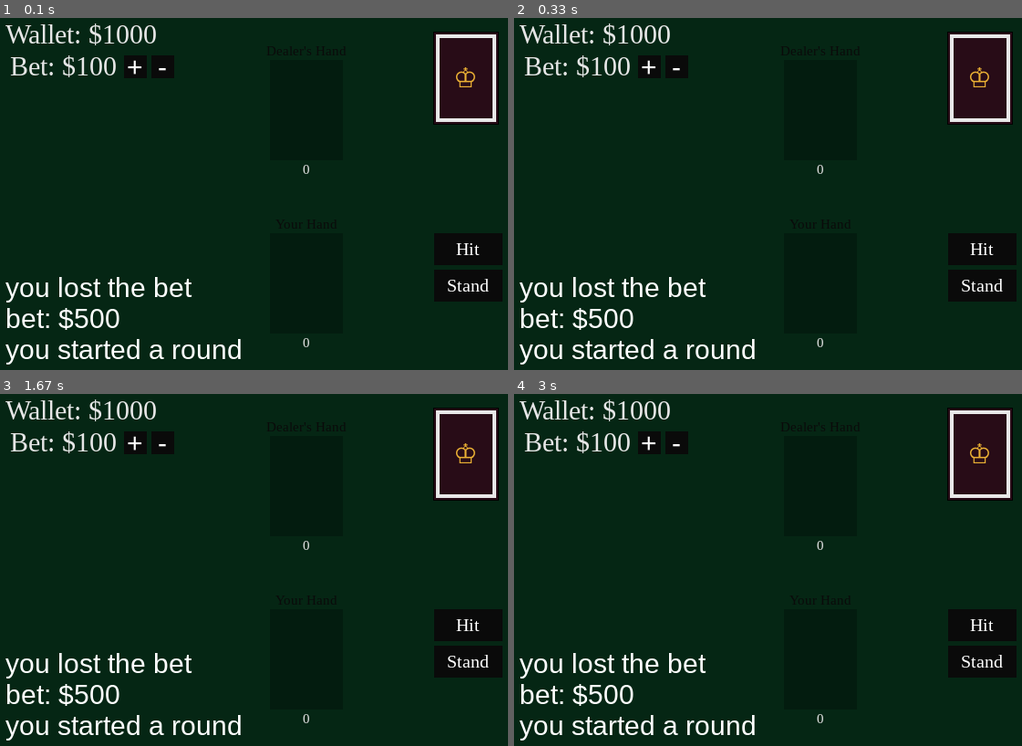
Above: before the commit, frames 1-4 (two rows, left to right).
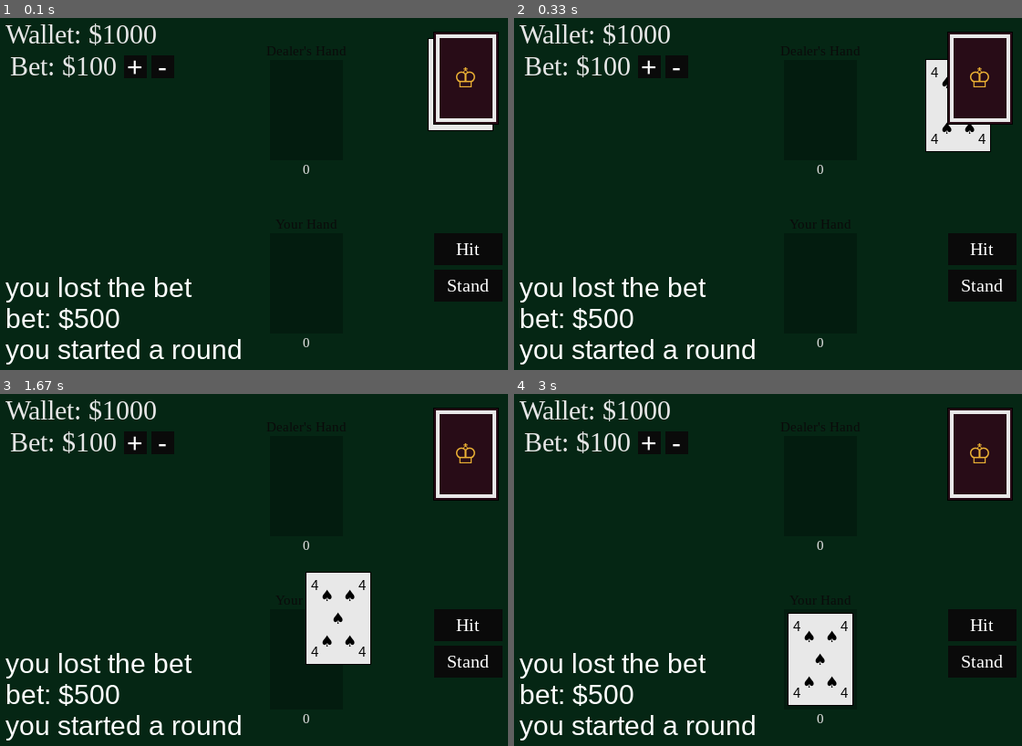
Above: after the commit, the same moments.

Repository: NathanInbar/Blackjack-pygame
Game: pygame game, started from main/app.py
Two runs of this game, one before a commit and one after it. Both use one fixed random seed, a clock stepped at 60 frames per second and the inputs below.
Inputs:
- Up to frame 1 (0.1 s): no input
- Up to frame 2 (0.33 s): no input
- Up to frame 3 (1.67 s): no input
- Up to frame 4 (3 s): no input

The runs differ from the first frame. In frame 1, 0.5% of the frame differs, in the area x 84-98%, y 5-33%; in frame 2, 1.8%; in frame 3, 3.4%, in the area x 60-74%, y 50-77%; in frame 4, 3.4%.

Commit message:
lerp animator

Diff:
--- a/main/app.py
+++ b/main/app.py
@@ -1,4 +1,6 @@
 import pygame
+
+from src.Animation import Animator
 from src.util import TextComponent
 from src.util import Header, Log, Button
 from src.Deck import Deck
@@ -12,7 +14,7 @@
     HEIGHT = 400
 
     clock = pygame.time.Clock()
-    FPS = 27
+    FPS = 15
     frame_count = 0
     BKG_COLOR = (5,38,20)
     #BKG_COLOR = (230,230,230) #-- DEBUG
@@ -21,7 +23,11 @@
     def __init__(self):
         pygame.display.set_caption("Blackjack")
 
+        self.animator = Animator()
+
         self.deck = Deck( (self.WIDTH - 120, 20) )
+        self.card = self.deck.getRandomCard()
+
         self.GameController = BlackJack(deck=self.deck)
 
         #----
@@ -46,6 +52,9 @@
         self.playerHit = Button((self.WIDTH-120,self.HEIGHT/2+40),75,35,(10,10,10),"Hit",None,font_name="Times New Roman",font_size=20)
         self.playerStand = Button((self.WIDTH-120,self.HEIGHT/2+80),75,35,(10,10,10),"Stand",None,font_name="Times New Roman",font_size=20)
 
+        self.animator.lerp(self.card, (self.playerSlot.coordinates[0]+5,self.playerSlot.coordinates[1]+5), 2, self.FPS)
+
+
     def update(self):
 
         for event in pygame.event.get():
@@ -58,6 +67,8 @@
             self.playerWallet.setText(f"Wallet: ${self.GameController.wallet}")
             self.playerBet.setText(f"Bet: ${self.GameController.bet_amount}")
 
+
+        self.animator.update()
             # - - - -
 
             # if event.type == pygame.MOUSEBUTTONDOWN:
@@ -72,7 +83,6 @@
         self.win.fill(self.BKG_COLOR)
         # - - - - Render Actors
 
-        self.deck.render(self.win)
         self.playerSlot.render(self.win)
         self.dealerSlot.render(self.win)
         self.playerTitle.render(self.win)
@@ -90,6 +100,8 @@
         self.playerHit.render(self.win)
         self.playerStand.render(self.win)
 
+
+        self.deck.render(self.win)
         # - - - -
         pygame.display.flip()
 
--- /dev/null
+++ b/main/src/Animation.py
@@ -0,0 +1,41 @@
+
+
+from collections import deque
+from math import sqrt
+
+
+class Animator:
+
+    def __init__(self):
+        self.transformQueue = deque()# (object, transformRequest, doneCheck)
+
+
+    def lerp(self, object, destination, time, framerate):
+        x_step,y_step = self.getLerpValues(object.coordinates,destination, time, framerate)
+        #print(f"x:{x_step},y:{y_step}")
+        self.transformQueue.append((object, lambda: object.translatePosition(x_step,y_step), \
+                                            lambda: abs(object.coordinates[1] - destination[1])<1 and abs(object.coordinates[0] - destination[0])<1,\
+                                            lambda: object.updatePosition(destination)))
+
+    def getLerpValues(self, pointA, pointB, time, framerate):
+
+        x_delta = pointB[0]-pointA[0]
+        y_delta = pointB[1]-pointA[1]
+
+        x_speed = x_delta / time / framerate
+        y_speed = y_delta / time / framerate
+
+        return (x_speed, y_speed)
+
+    def update(self):
+        cleanup=[]
+        for i,transformInstructions in enumerate(self.transformQueue):
+            object,transform,completionCriteria,postOP = transformInstructions
+            if not completionCriteria():
+                transform()
+            else:
+                postOP()
+                cleanup.append(i)
+
+        for i in cleanup:
+            del self.transformQueue[i]
--- a/main/src/Card.py
+++ b/main/src/Card.py
@@ -22,8 +22,6 @@
                 return 11
 
         return value
-
-
 
     def renderBack(self, win):
         back_color = (40,12,23)
--- a/main/src/Deck.py
+++ b/main/src/Deck.py
@@ -22,6 +22,7 @@
                 self.deck[i] = [Card(suit=suit, suit_color=suit_color, value=value, coordinates= self.coordinates), True]
                 i+=1
 
+
     def getRandomCard(self):
         i = randrange(0,len(self.deck))
         count = 1
--- a/main/src/util.py
+++ b/main/src/util.py
@@ -22,6 +22,16 @@
         mouse = pygame.mouse.get_pos()
         if self.rect.collidepoint(mouse) and pygame.mouse.get_pressed()[0]:
             return True
+
+    def updatePosition(self, coordinates):
+        self. coordinates = coordinates
+        self.rect = pygame.Rect(coordinates[0], coordinates[1], self.width, self.height)
+
+    def translatePosition(self, x_displacement, y_displacement):
+        #print("im translating!")
+        self.coordinates = (self.coordinates[0]+x_displacement,self.coordinates[1]+y_displacement)
+        self.rect = pygame.Rect(self.coordinates[0], self.coordinates[1], self.width, self.height)
+
 
 class TextComponent():
 
